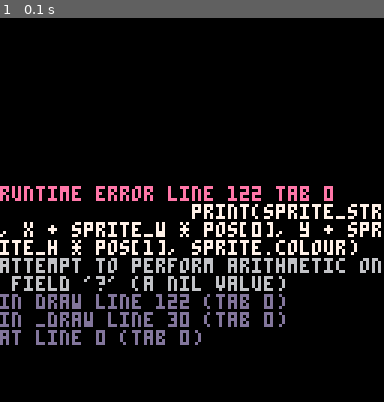
Above: before the commit, frame 1.
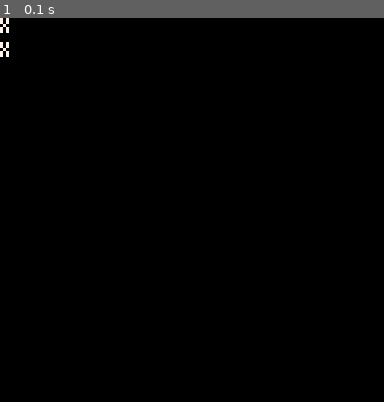
Above: after the commit, the same moment.

Repository: hypercube143/picoasciijam2026
Game: PICO-8 cartridge picoasciijam2016.p8
The game is run twice, just before and just after one commit, with the same random seed, the same clock (stepped at 60 frames per second) and the same inputs.
Inputs:
- Up to frame 1 (0.1 s): no input

The runs differ from the first frame. In frame 1, 10% of the frame differs, in the area x 0-100%, y 0-86%.
Error before the commit: runtime error line 122 tab 0; print(sprite_str, x + sprite_w * pos[0], y + sprite_h * pos[1], sprite.colour); attempt to perform arithmetic on field '?' (a nil…

Commit message:
Update picoasciijam2016.p8

Diff:
--- a/picoasciijam2016.p8
+++ b/picoasciijam2016.p8
@@ -15,8 +15,8 @@
 
         -- example of a full texture
     mega_tx = {
-        t(s("x", 7, "head"), {0, 0}),
-        t(s("x", 7, "body"), {0, 1})
+        s("x", 7, 0, 0, "head"),
+        s("x", 7, 0, 1, "body"),
     }
     thingy = co(0, 0, 0, 0, mega_tx, "thingy")
 end
@@ -90,22 +90,23 @@
 end
 -----
 
-function s(str, colour, id)
+function s(str, colour, x, y, id)
     return {
         str = str, colour = colour,
-        width = 8, hieght = 8,
+        w = 8, h = 8,
+        x = x, y = y,
         globalX = nil, globalY = nil,
-        id = id
+        id = id,
     }
 end
 
 
 -- texture
-function t(sprite, pos)
-    return {
-        sprite = sprite, pos = pos
-    }
-end
+-- function t(sprite, pos)
+--     return {
+--         sprite = sprite, pos = pos
+--     }
+-- end
 
 
 -- collisionObject
@@ -115,14 +116,8 @@
         texture = texture,
         id = id,
         draw = function()
-            for tx in all(mega_tx) do
-                sprite = tx.sprite
-                sprite_str = sprite.str
-                sprites_col = sprite.colour
-                sprite_w = sprite.width
-                sprite_h = sprite.height
-                pos = tx.pos
-                print(sprite_str, x + sprite_w * pos[0], y + sprite_h * pos[1], sprite.colour)
+            for sprite in all(mega_tx) do
+                print(sprite.str, x + sprite.w * sprite.x, y + sprite.h * sprite.y, sprite.colour)
             end
 
         end,
